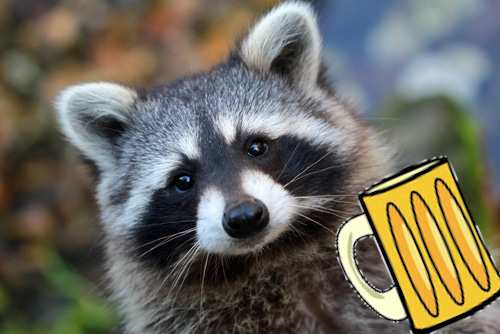
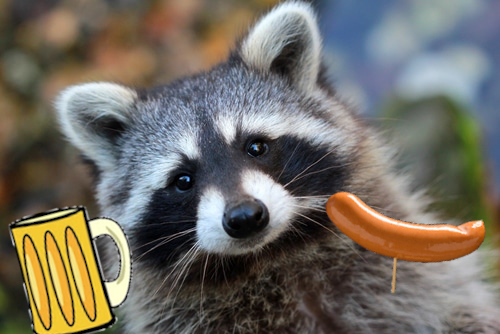
Layer changes from the first w=500, h=334 image to the second:
added layer "Pasted Layer #1" above "Pasted Layer" over [324, 190, 487, 294]
painted on "Pasted Layer" over [1, 122, 500, 334]
